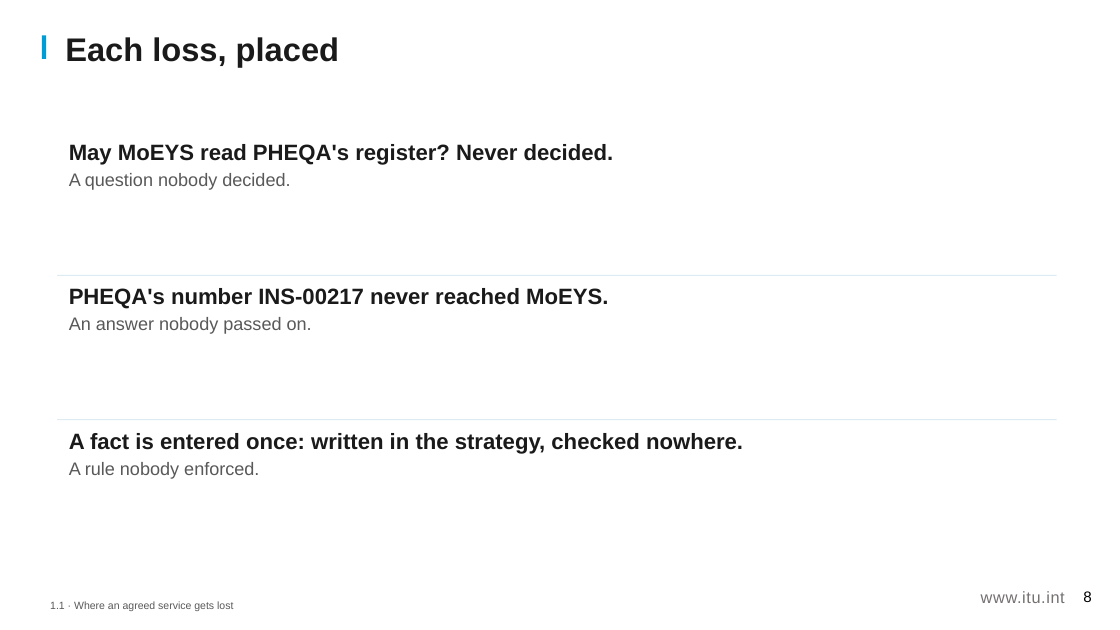
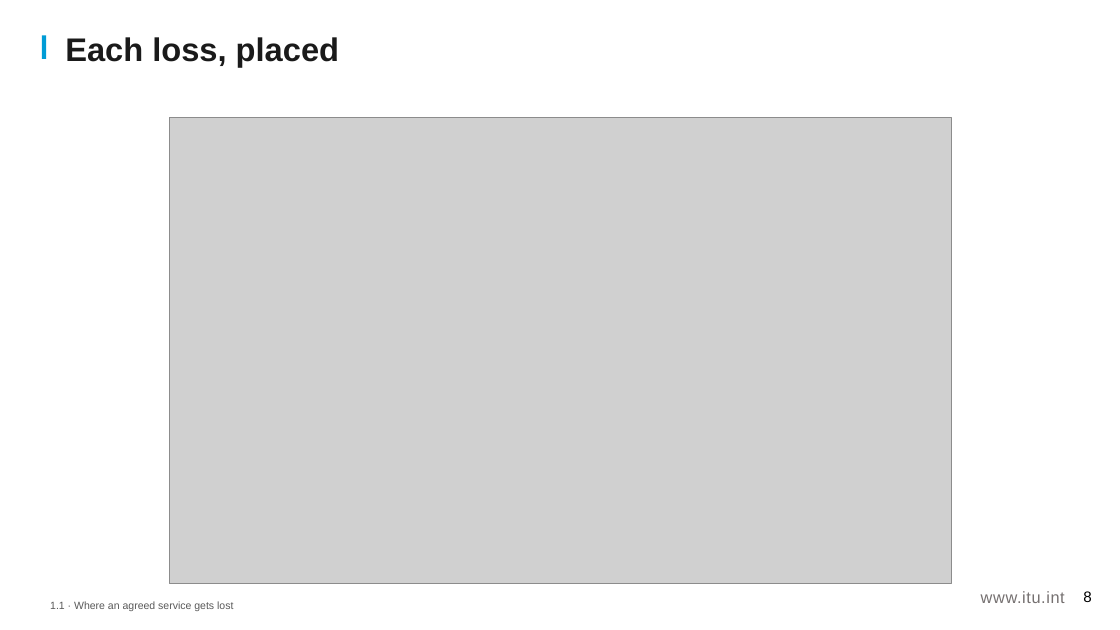
Before and after one commit to aarelaponin/geatdm-framework, a slide deck: slide 8 of 10-Knowledge-Products/KP4-DSD/videos/module_1/en/decks/KP4_M1_Deck_v0.1.pptx. Drawn at 1120x630 pixels with LibreOffice and Linux fonts; fonts in the diff are those of the drawing; grey boxes stand for pictures. Boxes give left, top, right and bottom in pixels: in the first picture for what was removed or moved away, otherwise in the second. Text is boxed around its words. In the diff, an @@ line names an element or a change of style, - is before the commit and + after.

```diff
--- a/10-Knowledge-Products/KP4-DSD/videos/module_1/en/decks/KP4_M1_Deck_v0.1.pptx
+++ b/10-Knowledge-Products/KP4-DSD/videos/module_1/en/decks/KP4_M1_Deck_v0.1.pptx
@@ picture added at <box>170,118,951,584</box> @@
@@ text removed at <box>69,144,614,190</box> @@
-May MoEYS read PHEQA's register? Never decided.
-A question nobody decided.
@@ rectangle removed at <box>57,275,1057,276</box> @@
@@ text removed at <box>69,288,608,334</box> @@
-PHEQA's number INS-00217 never reached MoEYS.
-An answer nobody passed on.
@@ rectangle removed at <box>57,419,1057,420</box> @@
@@ text removed at <box>69,433,743,479</box> @@
-A fact is entered once: written in the strategy, checked nowhere.
-A rule nobody enforced.
```
Also in this commit, not shown: 1 other slide changed, 1 slide removed, 43 other files.
